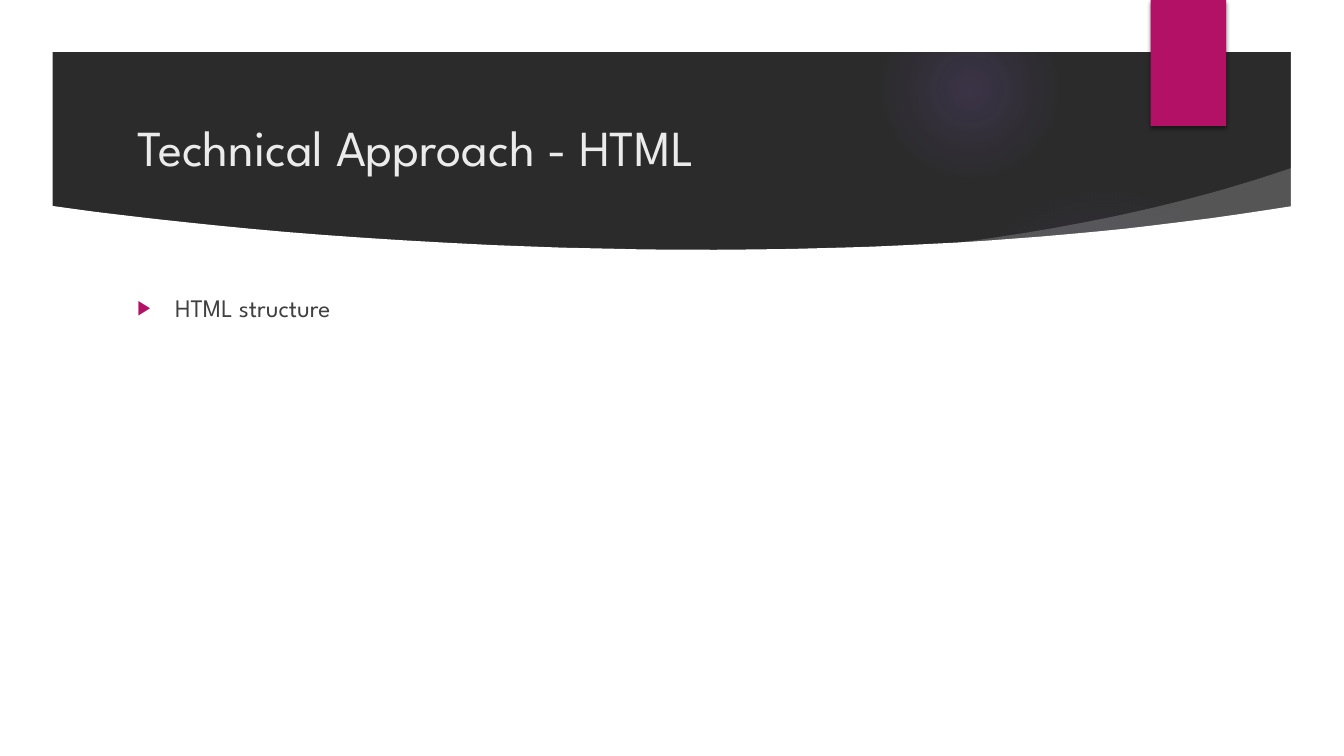
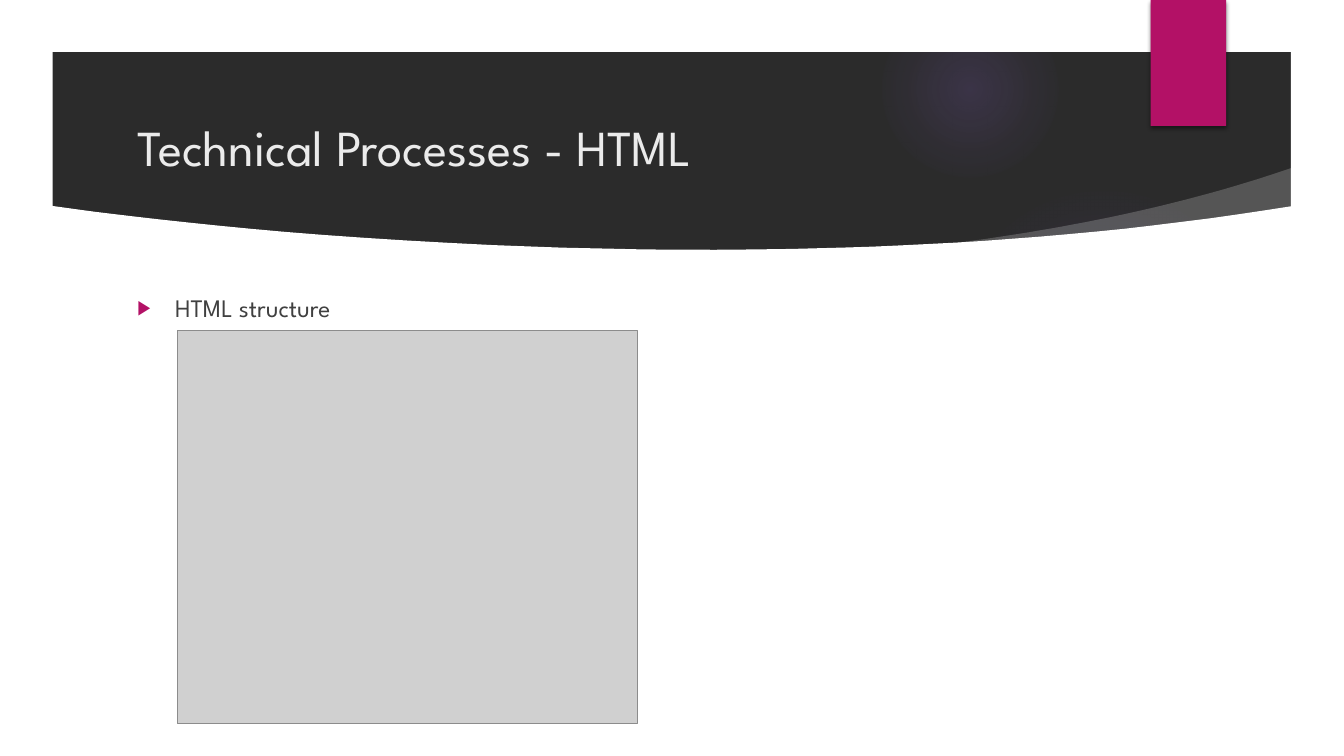
Before and after one commit to rashmirekha27/Home_runs_only, a slide deck: slide 7 of Premier League 2020-21 - Working.pptx. Drawn at 1344x756 pixels with LibreOffice and Linux fonts; fonts in the diff are those of the drawing; grey boxes stand for pictures; background and template pictures are left out; a plain dark background stands for a picture behind light text. Boxes give left, top, right and bottom in pixels: in the first picture for what was removed or moved away, otherwise in the second. Text is boxed around its words. In the diff, an @@ line names an element or a change of style, - is before the commit and + after.

```diff
--- a/Premier League 2020-21 - Working.pptx
+++ b/Premier League 2020-21 - Working.pptx
@@ title at [137,131,691,167]: text changed @@
-Technical Approach - HTML
+Technical Processes - HTML
@@ picture added at [177,331,637,724] @@
```
Also in this commit, not shown: 7 other slides changed, 1 slide added.
